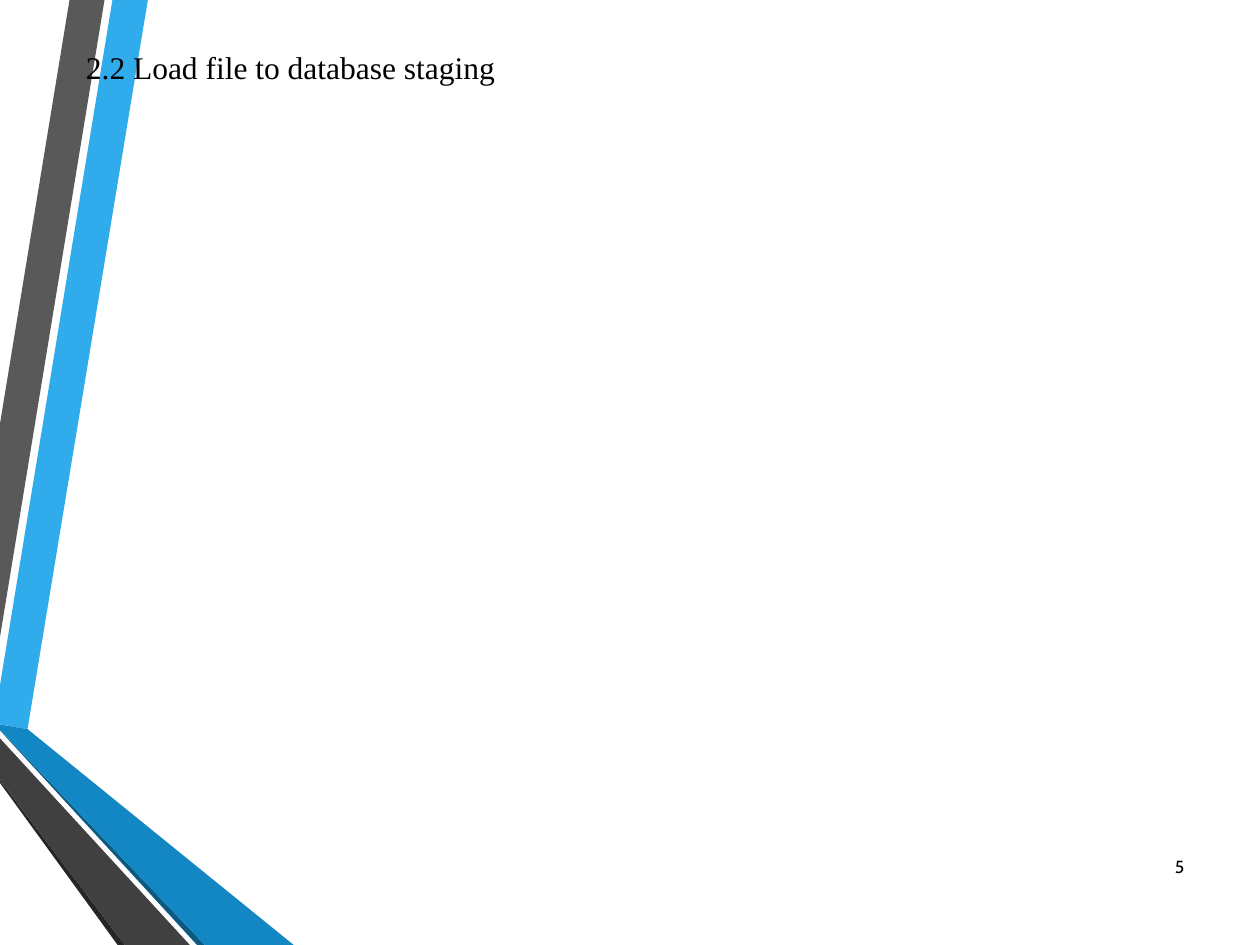
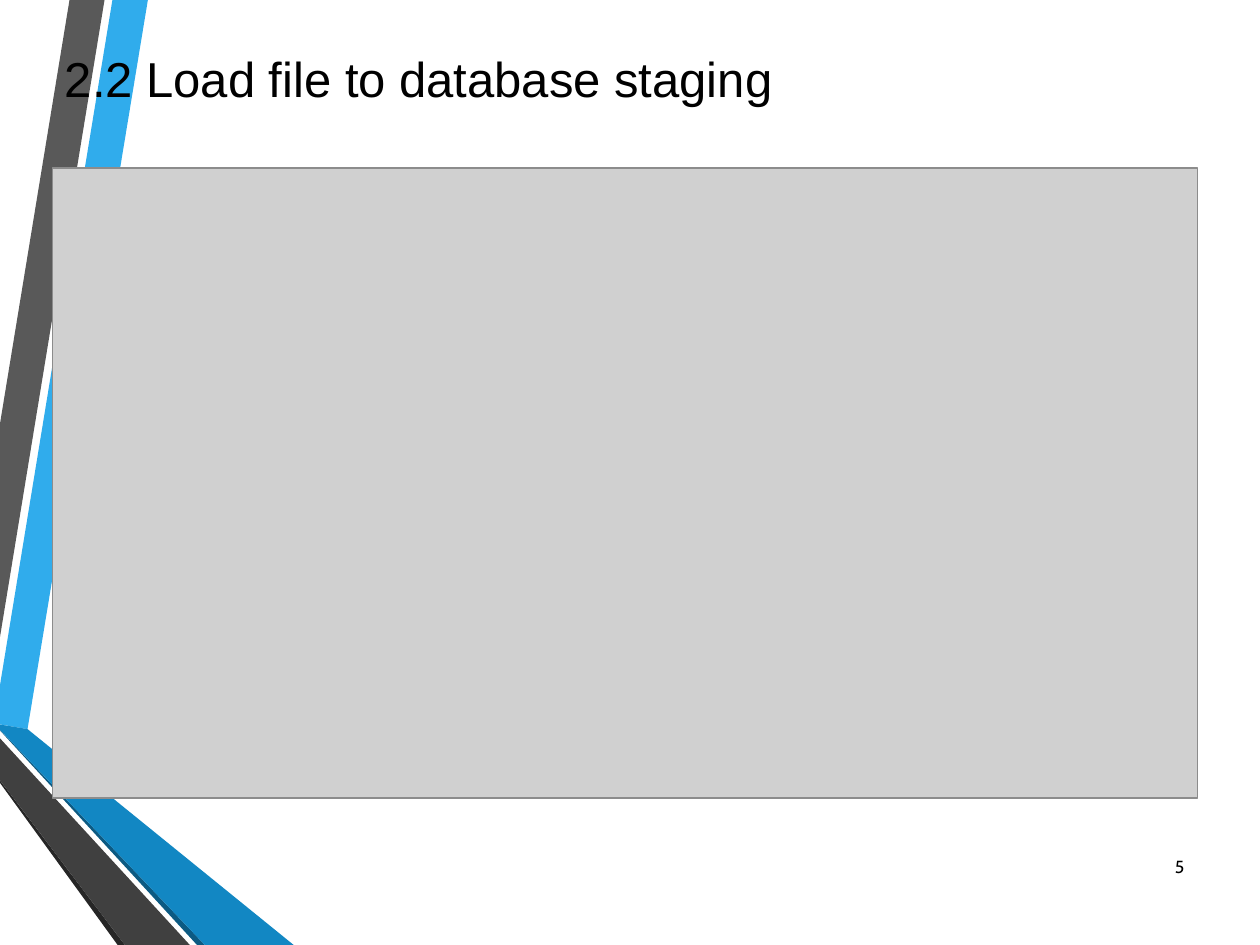
Before and after one commit to ThanhHiep1998/Data-Warehouse-2020_chieu_nhom-15, a slide deck: slide 5 of DataWarehouse_2020_chieu_nhom15.pptx. Drawn at 1260x945 pixels with LibreOffice and Linux fonts; fonts in the diff are those of the drawing; grey boxes stand for pictures; background and template pictures are left out. Boxes give left, top, right and bottom in pixels: in the first picture for what was removed or moved away, otherwise in the second. Text is boxed around its words. In the diff, an @@ line names an element or a change of style, - is before the commit and + after.

```diff
--- a/DataWarehouse_2020_chieu_nhom15.pptx
+++ b/DataWarehouse_2020_chieu_nhom15.pptx
@@ text "2.2 Load file to database ..." moved from (x1=86, y1=55, x2=495, y2=86) to (x1=65, y1=58, x2=772, y2=107) @@
@@ text "2.2 Load file to database ..." at (x1=65, y1=58, x2=772, y2=107): size 18 to 28 pt, font Times New Roman to Arial @@
@@ picture added at (x1=53, y1=168, x2=1198, y2=798) @@
```
Also in this commit, not shown: 2 other slides changed, 1 slide added.
